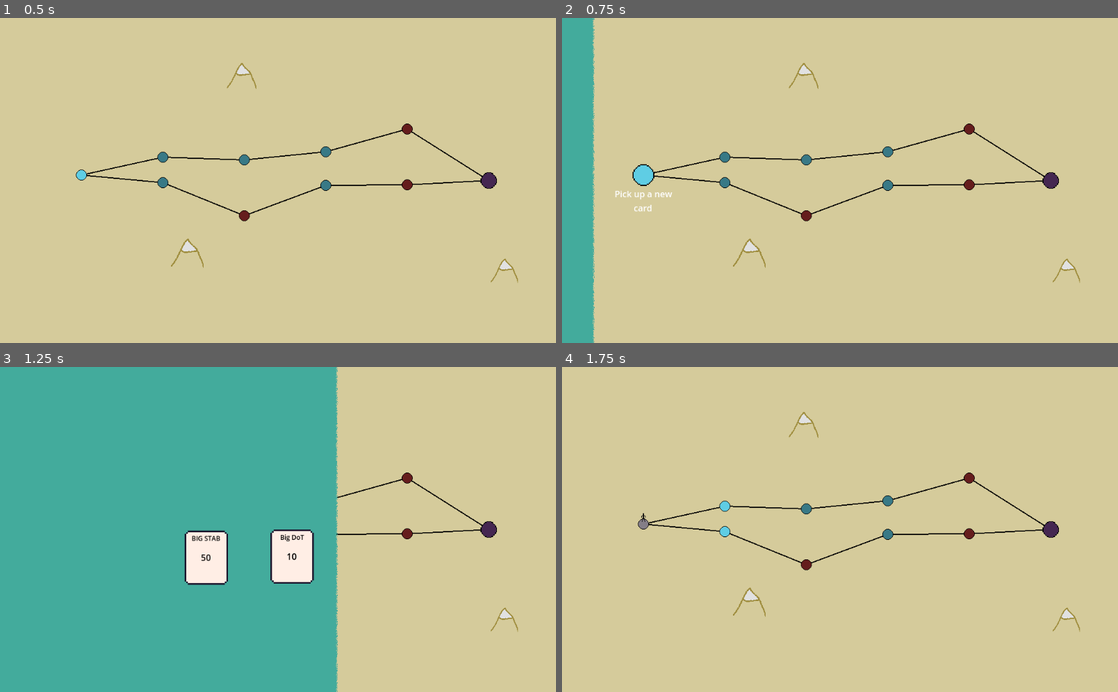
Above: before the commit, frames 1-4 (two rows, left to right).
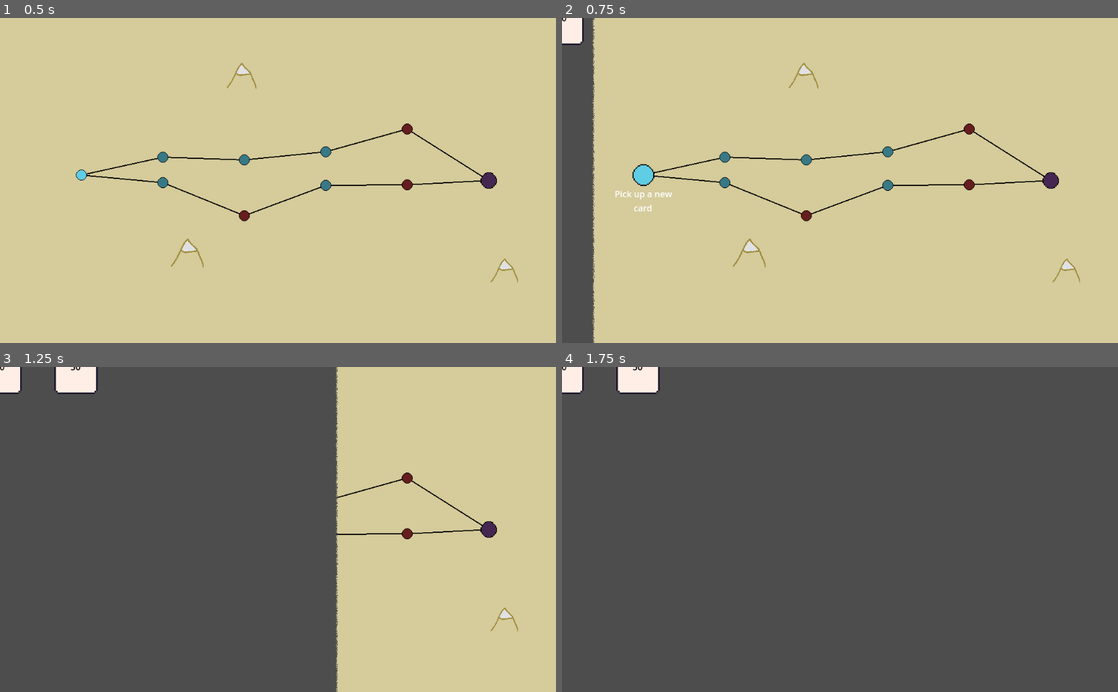
Above: after the commit, the same moments.

Repository: maxnovak/card-battle-time
Game: Godot game, scene res://Game.tscn
Two runs of this game, one before a commit and one after it. Both use one fixed random seed, a clock stepped at 60 frames per second and the inputs below.
Inputs (mouse positions are in pixels of both pictures, inside the frame that each line leads up to):
- Up to frame 1 (0.5 s): no input
- Up to frame 2 (0.75 s): tap Enter at 0.5 s; move the mouse to (645, 174) at 0.52 s; click (645, 174) at 0.67 s
- Up to frame 3 (1.25 s): no input
- Up to frame 4 (1.75 s): move the mouse to (767, 558) at 1.27 s; click (767, 558) at 1.42 s

Frame 1 is identical in both runs. In frame 2, 5.7% of the frame differs, in the area x 0-6%, y 0-100%; in frame 3, 61%; in frame 4, 100%, in the area x 0-100%, y 0-100%.

Commit message:
Refactor aquire card to use control nodes and style better

Diff:
--- a/Events/AquireCard/AquireCard.tscn
+++ b/Events/AquireCard/AquireCard.tscn
@@ -3,50 +3,58 @@
 [ext_resource type="Script" path="res://Events/AquireCard/aquire_card.gd" id="1_rl5y8"]
 [ext_resource type="PackedScene" uid="uid://3b256apu812h" path="res://Card/Card.tscn" id="2_j1c8l"]
 
-[node name="AquireCard" type="Node2D"]
-script = ExtResource("1_rl5y8")
-
-[node name="CanvasLayer" type="CanvasLayer" parent="."]
-layer = -1
-
-[node name="Background" type="ColorRect" parent="CanvasLayer"]
+[node name="AquireCard" type="Control"]
+layout_mode = 3
 anchors_preset = 15
 anchor_right = 1.0
 anchor_bottom = 1.0
 grow_horizontal = 2
 grow_vertical = 2
-scale = Vector2(1024.5, 600)
+script = ExtResource("1_rl5y8")
+
+[node name="Background" type="ColorRect" parent="."]
+layout_mode = 1
+anchors_preset = 15
+anchor_right = 1.0
+anchor_bottom = 1.0
+grow_horizontal = 2
+grow_vertical = 2
+size_flags_horizontal = 3
+size_flags_vertical = 3
 mouse_filter = 1
 color = Color(0.262745, 0.670588, 0.611765, 1)
 
-[node name="Card" parent="." instance=ExtResource("2_j1c8l")]
-offset_left = 340.0
-offset_top = 302.0
-offset_right = 340.0
-offset_bottom = 302.0
+[node name="GridContainer" type="GridContainer" parent="."]
+layout_mode = 1
+anchors_preset = 8
+anchor_left = 0.5
+anchor_top = 0.5
+anchor_right = 0.5
+anchor_bottom = 0.5
+grow_horizontal = 2
+grow_vertical = 2
+theme_override_constants/h_separation = 60
+columns = 3
+
+[node name="Card2" parent="GridContainer" instance=ExtResource("2_j1c8l")]
+layout_mode = 2
+mouse_force_pass_scroll_events = false
+effect = 1
+amount = 50
+cardName = "Big Block"
+
+[node name="Card3" parent="GridContainer" instance=ExtResource("2_j1c8l")]
+layout_mode = 2
+mouse_force_pass_scroll_events = false
+effect = 3
+amount = 10
+cardName = "Big DoT"
+abilityRange = [0, 1, 2]
+
+[node name="Card" parent="GridContainer" instance=ExtResource("2_j1c8l")]
+layout_mode = 2
 mouse_force_pass_scroll_events = false
 effect = 2
 amount = 50
 cardName = "BIG STAB"
 abilityRange = [0, 1, 2]
-
-[node name="Card2" parent="." instance=ExtResource("2_j1c8l")]
-offset_left = 659.0
-offset_top = 295.0
-offset_right = 659.0
-offset_bottom = 295.0
-mouse_force_pass_scroll_events = false
-effect = 1
-amount = 50
-cardName = "Big Block"
-
-[node name="Card3" parent="." instance=ExtResource("2_j1c8l")]
-offset_left = 498.0
-offset_top = 300.0
-offset_right = 498.0
-offset_bottom = 300.0
-mouse_force_pass_scroll_events = false
-effect = 3
-amount = 10
-cardName = "Big DoT"
-abilityRange = [0, 1, 2]
--- a/Events/AquireCard/aquire_card.gd
+++ b/Events/AquireCard/aquire_card.gd
@@ -1,12 +1,12 @@
-extends Node2D
+extends Control
 
 signal event_end
 
 # Called when the node enters the scene tree for the first time.
 func _ready():
-	$Card.card_clicked.connect(_on_card_clicked.bind($Card))
-	$Card2.card_clicked.connect(_on_card_clicked.bind($Card2))
-	$Card3.card_clicked.connect(_on_card_clicked.bind($Card3))
+	$GridContainer/Card.card_clicked.connect(_on_card_clicked.bind($GridContainer/Card))
+	$GridContainer/Card2.card_clicked.connect(_on_card_clicked.bind($GridContainer/Card2))
+	$GridContainer/Card3.card_clicked.connect(_on_card_clicked.bind($GridContainer/Card3))
 
 func _on_card_clicked(mouseButton, card):
 	if mouseButton == MOUSE_BUTTON_LEFT:
